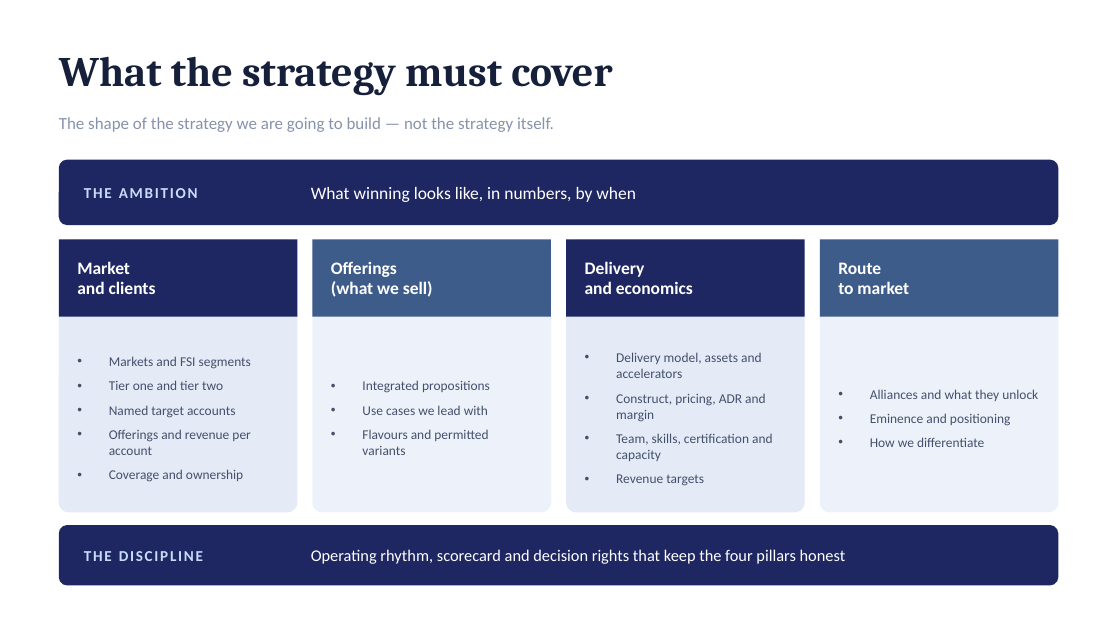
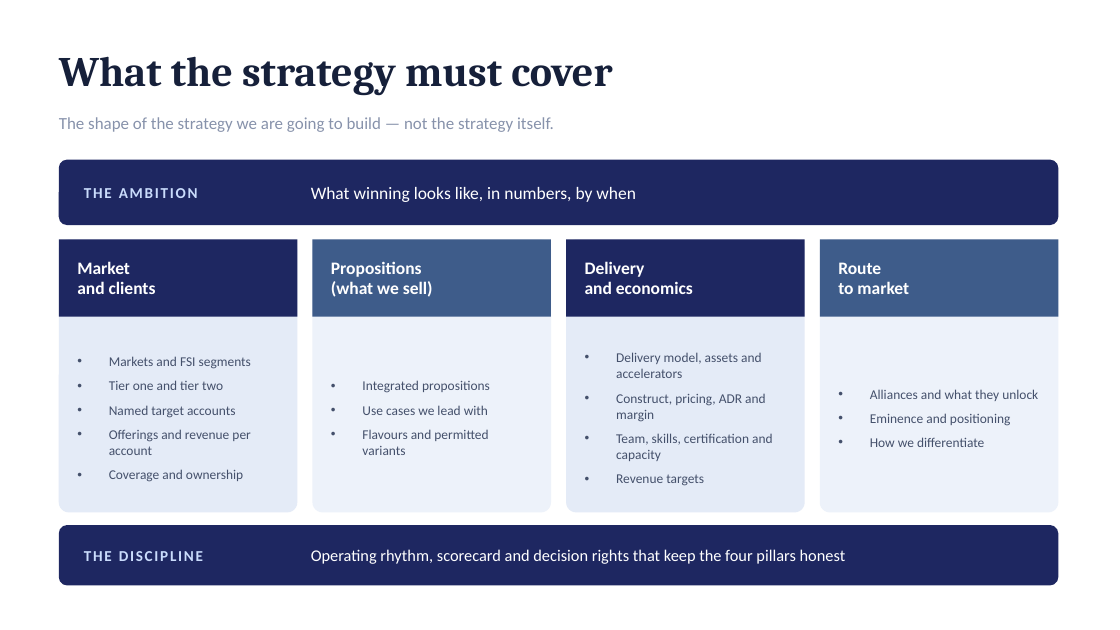
Before and after one commit to dhajjar-cyber/bae, a slide deck: slide 13 of FSI strategy/EAI&D-FSI-Strategy-Development-Plan.pptx (slide 12 before the commit). Drawn at 1120x630 pixels with LibreOffice and Linux fonts; fonts in the diff are those of the drawing. Boxes give left, top, right and bottom in pixels: in the first picture for what was removed or moved away, otherwise in the second. Text is boxed around its words. In the diff, an @@ line names an element or a change of style, - is before the commit and + after.

```diff
--- a/FSI strategy/EAI&D-FSI-Strategy-Development-Plan.pptx
+++ b/FSI strategy/EAI&D-FSI-Strategy-Development-Plan.pptx
@@ text at [331, 261, 422, 277]: text changed @@
-Offerings
+Propositions
```
Also in this commit, not shown: 12 other slides changed, 2 slides added, 3 other files.
